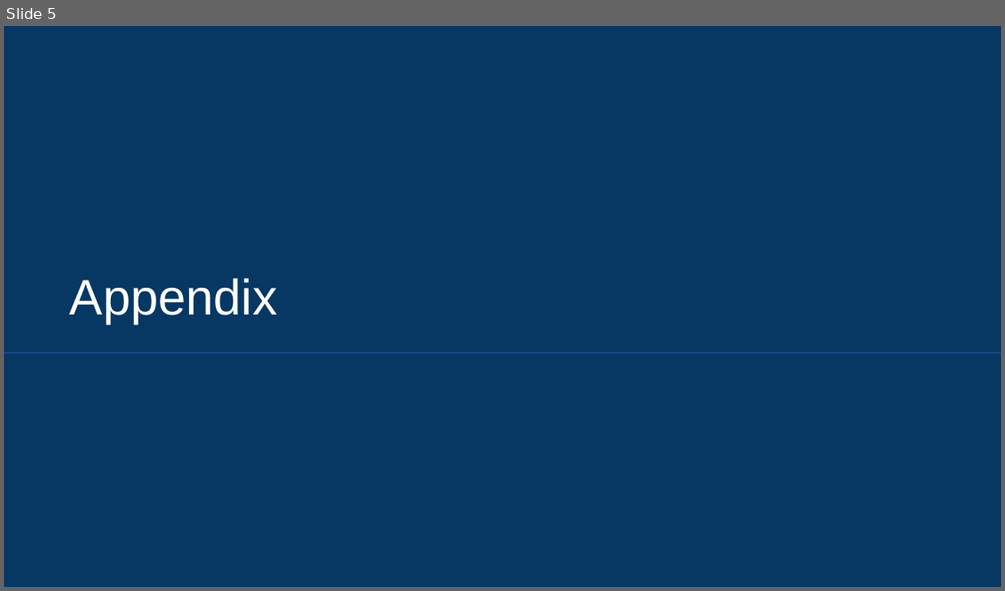
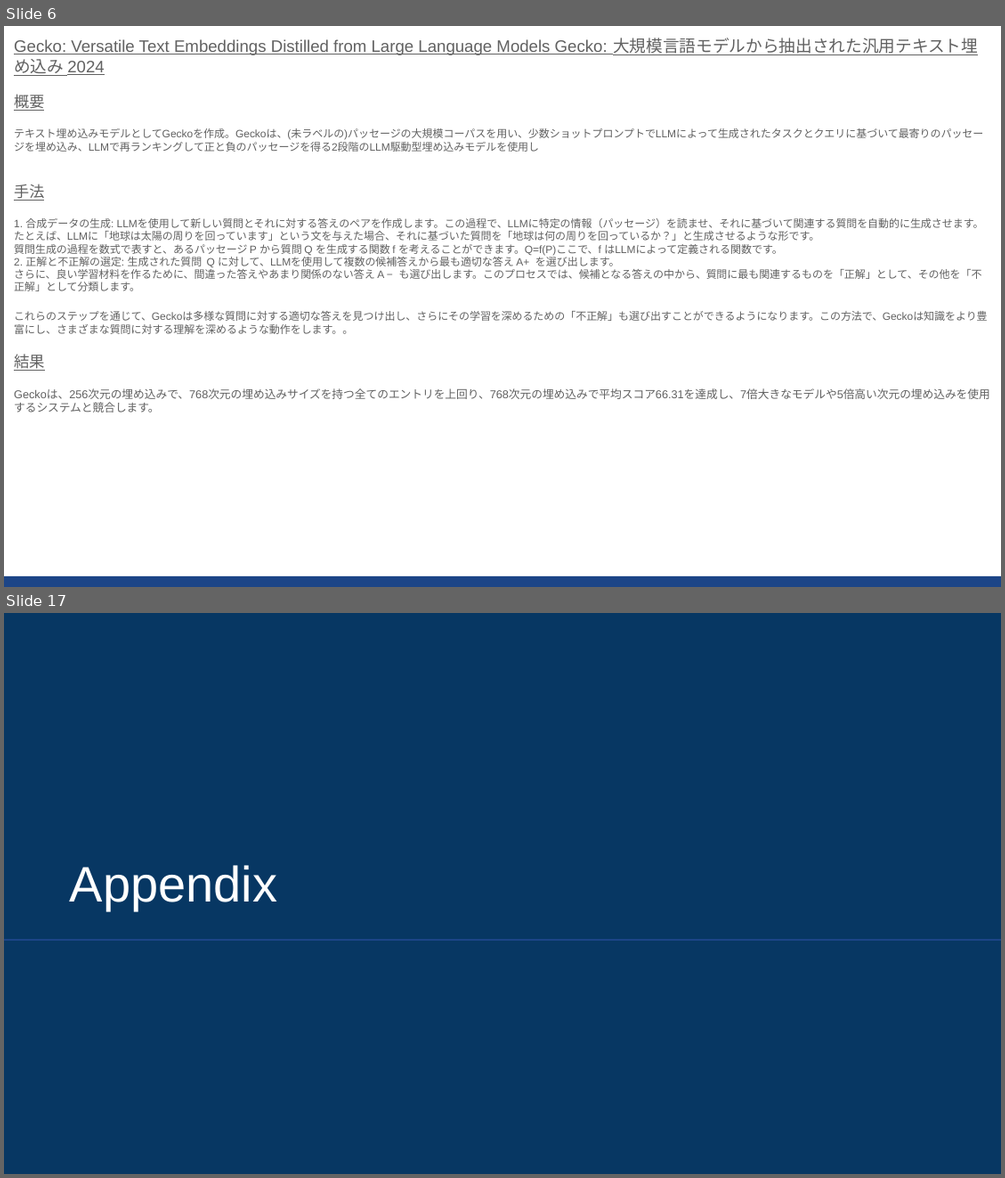
Before and after one commit to sekihan02/code_sundbox, a slide deck: 2024_LLM論文要約_4.pptx. Shown one above the other, each under a label of ours: slide 5 before the commit, slides 6 and 17 after it; the slides between them are not shown. The pictures are 1005x591 and 1005x1178 pixels, drawn with LibreOffice and Linux fonts; fonts in the diff are those of the drawing. Boxes give left, top, right and bottom in pixels: in the first picture for what was removed or moved away, otherwise in the second. Text is boxed around its words. In the diff, an @@ line names an element or a change of style, - is before the commit and + after.

```diff
--- a/2024_LLM論文要約_4.pptx
+++ b/2024_LLM論文要約_4.pptx
@@ slide 6 added at [4, 26, 1001, 587], background #FFFFFF @@
@@ text added at [14, 38, 990, 412], 7.6 pt, text #616161 @@
+Gecko: Versatile Text Embeddings Distilled from Large Language Models Gecko: 大規模言語モデルから抽出された汎用テキスト埋め込み 2024
+概要
+テキスト埋め込みモデルとしてGeckoを作成。Geckoは、(未ラベルの)パッセージの大規模コーパスを用い、少数ショットプロンプトでLLMによって生成されたタスクとクエリに基づいて最寄りのパッセージを埋め込み、LLMで再ランキングして正と負のパッセージを得る2段階のLLM駆動型埋め込みモデルを使用し
+手法
+1. 合成データの生成: LLMを使用して新しい質問とそれに対する答えのペアを作成します。この過程で、LLMに特定の情報（パッセージ）を読ませ、それに基づいて関連する質問を自動的に生成させます。たとえば、LLMに「地球は太陽の周りを回っています」という文を与えた場合、それに基づいた質問を「地球は何の周りを回っているか？」と生成させるような形です。
+質問生成の過程を数式で表すと、あるパッセージ P から質問 Q を生成する関数 f を考えることができます。Q=f(P)ここで、f はLLMによって定義される関数です。
+2. 正解と不正解の選定: 生成された質問 Q に対して、LLMを使用して複数の候補答えから最も適切な答え A+ を選び出します。
+さらに、良い学習材料を作るために、間違った答えやあまり関係のない答え A − も選び出します。このプロセスでは、候補となる答えの中から、質問に最も関連するものを「正解」として、その他を「不正解」として分類します。
+これらのステップを通じて、Geckoは多様な質問に対する適切な答えを見つけ出し、さらにその学習を深めるための「不正解」も選び出すことができるようになります。この方法で、Geckoは知識をより豊富にし、さまざまな質問に対する理解を深めるような動作をします。。
+結果
+Geckoは、256次元の埋め込みで、768次元の埋め込みサイズを持つ全てのエントリを上回り、768次元の埋め込みで平均スコア66.31を達成し、7倍大きなモデルや5倍高い次元の埋め込みを使用するシステムと競合します。
@@ rectangle added at [4, 576, 1001, 587], fill #1C4587 @@
@@ what was slide 5 is now slide 17 @@
```
Also in this commit, not shown: 11 other slides added, 48 other files.
